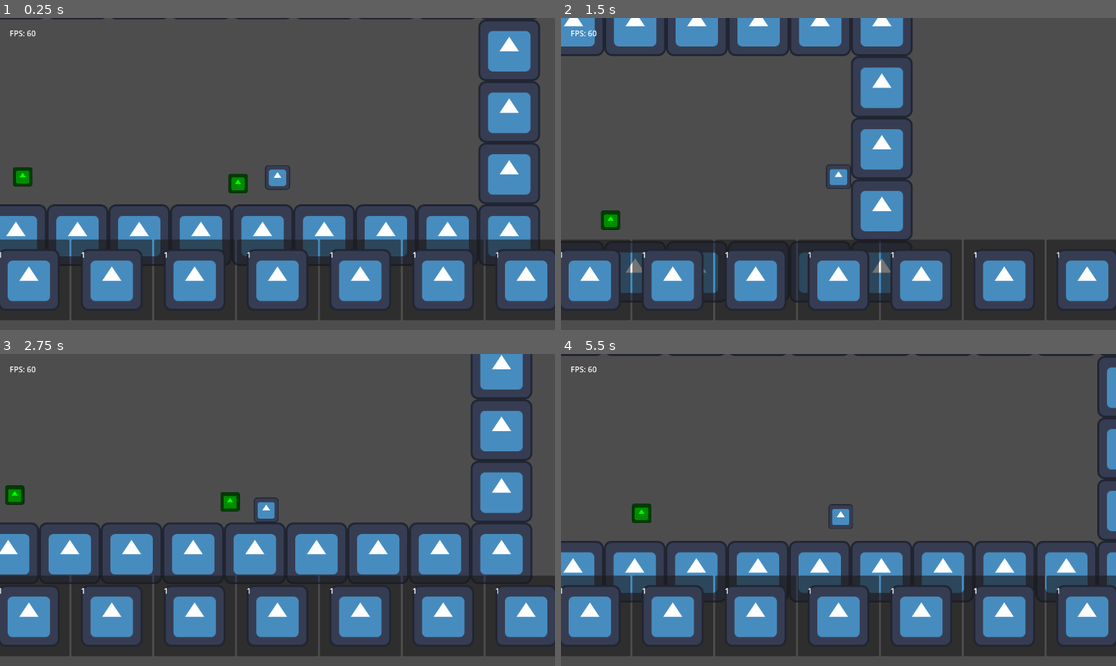
Above: before the commit, frames 1-4 (two rows, left to right).
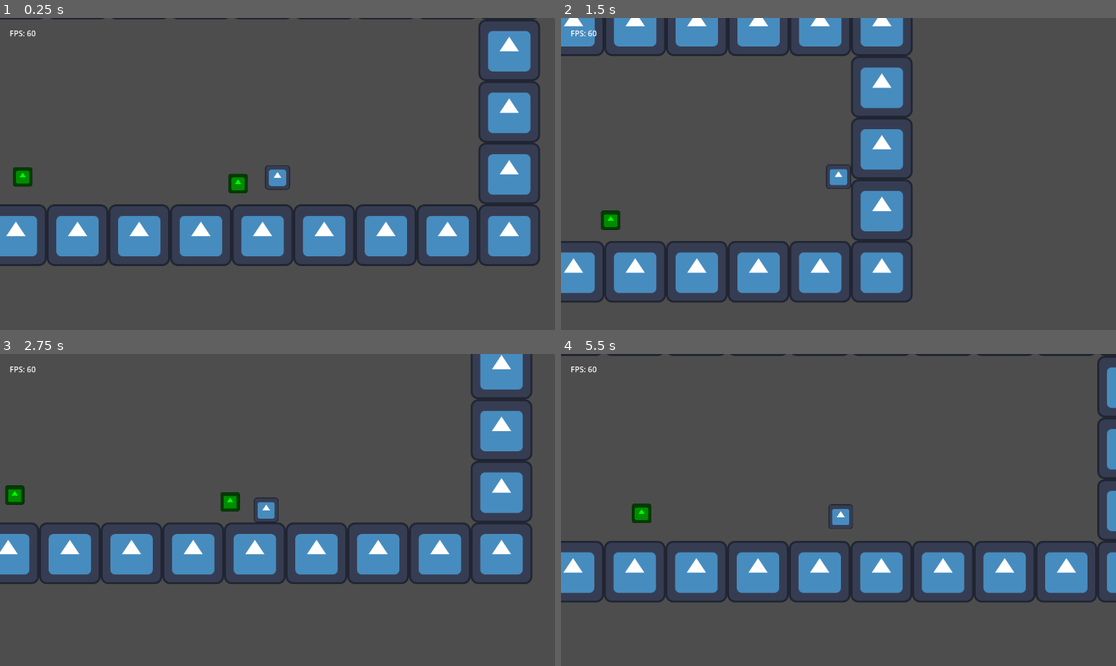
Above: after the commit, the same moments.

Repository: TheHumanMRP/RPG-Life-Tracker
Game: Godot game, scene res://Folders/Systems/Main/Scenes/main_scene.tscn
Same seed, same stepped clock (60 frames per second), same inputs: the game is played once before the commit and once after it. The engine's default icon, where the game draws it, is replaced by a stand-in: a white triangle on a blue panel in a dark square.
Inputs:
- Up to frame 1 (0.25 s): no input
- Up to frame 2 (1.5 s): hold D (move_right) from 0.53 s (still down); tap Space (jump) at 0.77 s
- Up to frame 3 (2.75 s): tap Space (jump) at 1.52 s; release D (move_right) at 2.03 s; hold A (move_left) from 2.03 s (still down)
- Up to frame 4 (5.5 s): release A (move_left) at 2.78 s; hold D (move_right) 2.78-4.28 s; tap Space (jump) at 3.02, 3.77, 4.52 s; hold A (move_left) 4.28-5.03 s; hold D (move_right) from 5.03 s (still down)

The runs differ from the first frame. In frame 1, 20% of the frame differs, in the area x 0-100%, y 71-97%; in frame 2, 19%; in frame 3, 18%; in frame 4, 20%.
Error after the commit: Parse Error: Could not resolve external class member "inventory_logic". (res://Folders/Systems/Globals/global.gd:9)

Commit message:
Auto commit at 2026-06-29 23:03:39

Diff:
--- a/Folders/Systems/Inventory_System/Scenes/inventory_slot.tscn
+++ b/Folders/Systems/Inventory_System/Scenes/inventory_slot.tscn
@@ -30,7 +30,7 @@
 size_flags_vertical = 1
 text = "1"
 
-[node name="Logo_Display" type="TextureRect" parent="MarginContainer" unique_id=1587192464]
+[node name="Logo_Display" type="TextureRect" parent="MarginContainer" unique_id=648617311]
 unique_name_in_owner = true
 layout_mode = 2
 texture = ExtResource("2_5jo53")
--- a/Folders/Systems/Inventory_System/Scripts/inventory_logic.gd
+++ b/Folders/Systems/Inventory_System/Scripts/inventory_logic.gd
@@ -18,10 +18,11 @@
 
 
 func testing_inventory() -> void:
-	print("\nInventory Logic: Here's the inventory size brother, ", inventory_items.size())
 	clear_inventory()
 	for i in range(2):
 		add_test_sword()
+
+	signal
 
 
 # -------------------------------------------------------------------
